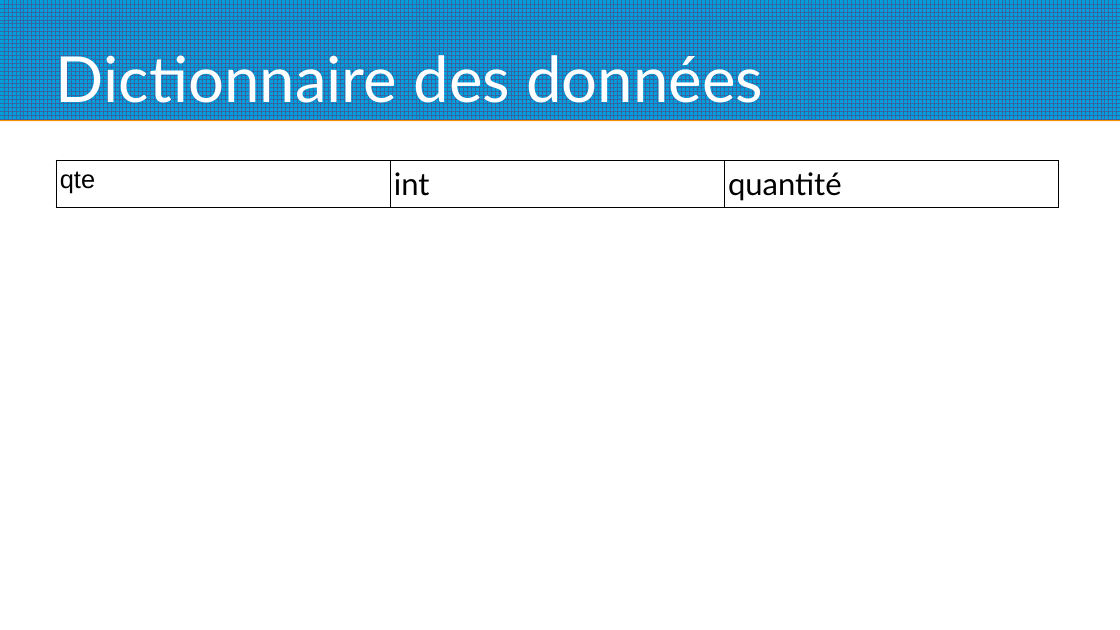
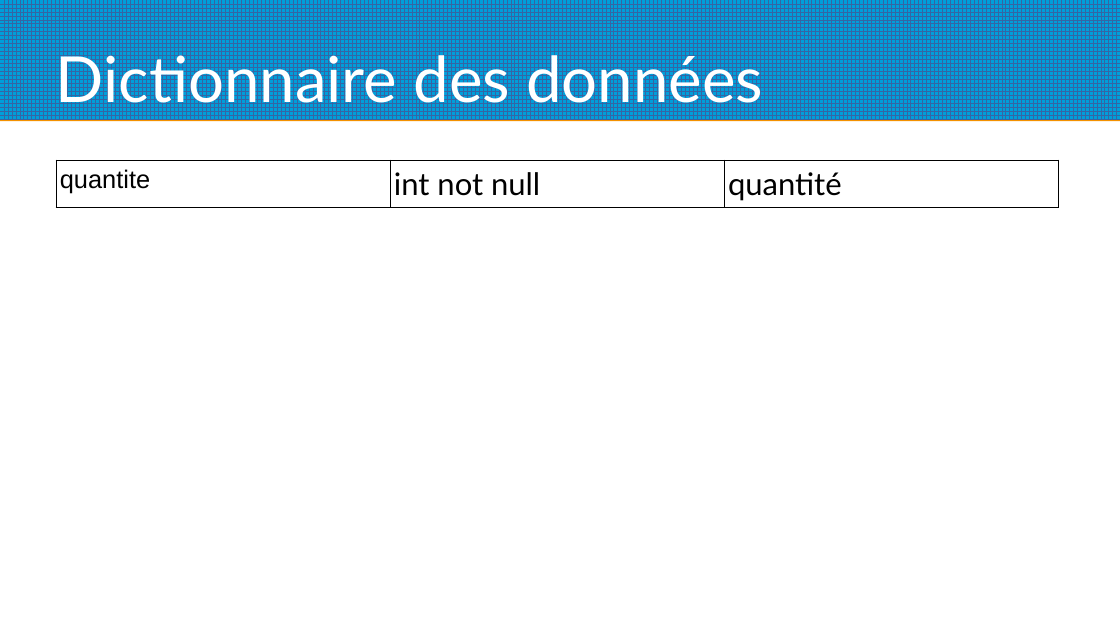
Before and after one commit to gotied/Fil_Rouge, a slide deck: slide 10 of Base_de_donnee/dictionnaire des donnees.odp (slide 11 before the commit). Drawn at 1120x630 pixels with LibreOffice and Linux fonts; fonts in the diff are those of the drawing. Boxes give left, top, right and bottom in pixels: in the first picture for what was removed or moved away, otherwise in the second. Text is boxed around its words. In the diff, an @@ line names an element or a change of style, - is before the commit and + after.

```diff
--- a/Base_de_donnee/dictionnaire des donnees.odp
+++ b/Base_de_donnee/dictionnaire des donnees.odp
@@ table at <box>56,160,1059,205</box> @@
-row 1, column 1: qte
+row 1, column 1: quantite
-row 1, column 2: int
+row 1, column 2: int not null
```
Also in this commit, not shown: 7 other slides changed, 1 slide added, 2 slides removed, 1 other file.
